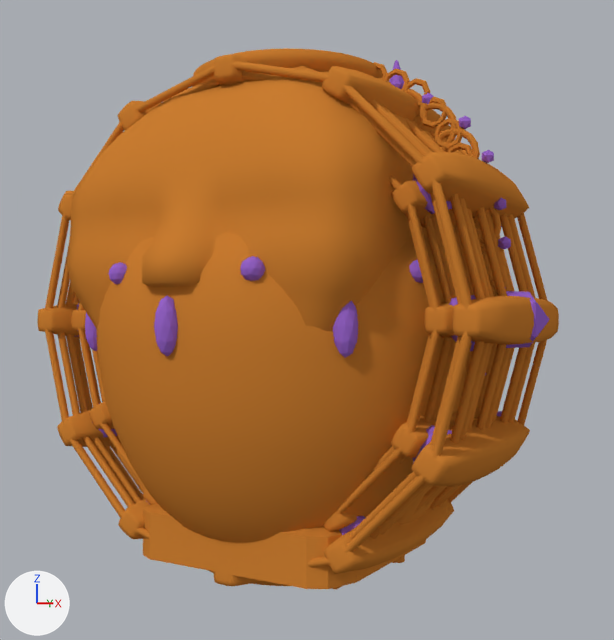
Renders of the Blender file themes/default/gfx/treasures.blend from each side of a commit.
The view is the same before and after, from a 50 mm camera at (2.32, -3.71, 0.0) aimed at (0.07, 0.04, 0.0). Lighting does not change. The marker at lower left points along +X, +Y and +Z. The same objects are shown in both versions, whatever each file hides.

The first picture shows 'bracelet', 'gemstone_bracelet', 'gemstone_mirror', 'gemstone_necklace', 'gemstone_pendant', 'gemstone_ring', 'gemstone_statue', 'gemstone_vase'.
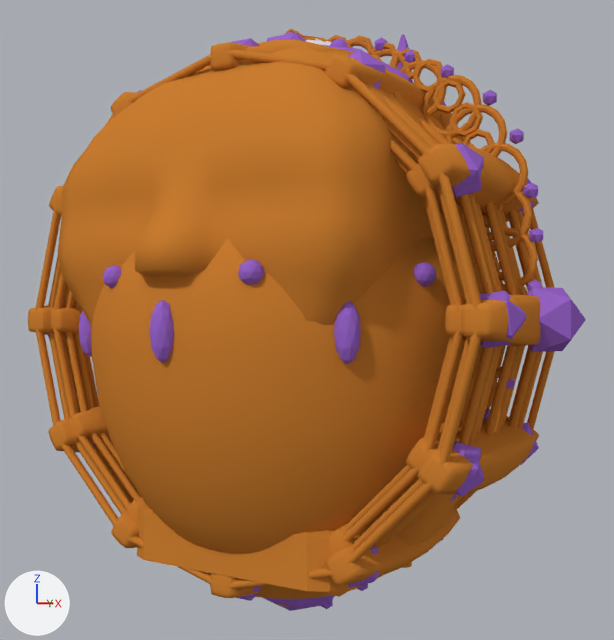
Location of each change, (x1, y1, x2, y2) in pixels of the pictures (614 x 640 px):
'gemstone_vase', moved, rescaled: before (85, 48, 475, 586); after (79, 45, 466, 599)
'gemstone_statue', moved, rescaled (7% wider): before (67, 66, 434, 589); after (58, 39, 450, 592)
'bracelet', rescaled: before (38, 54, 559, 586); after (28, 42, 555, 598)
'gemstone_bracelet', rescaled: before (71, 174, 550, 536); after (48, 32, 586, 601)
'gemstone_necklace', rescaled: before (378, 78, 511, 375); after (320, 37, 543, 609)
'gemstone_pendant', rescaled: before (374, 62, 482, 257); after (310, 35, 504, 272)
'gemstone_ring', rescaled: before (396, 133, 436, 525); after (323, 45, 459, 587)
'gemstone_earring', rescaled (not visible before): after (264, 29, 335, 611)
'gemstone_mirror', moved, rescaled: before (331, 60, 405, 590); after (321, 34, 412, 597)
'hand_mirror', rescaled (not visible before): after (278, 36, 333, 607)
'gemstone_hand_mirror', rescaled (not visible before): after (284, 32, 348, 48)
'earring', rescaled (not visible before): after (287, 30, 303, 38)

The change, as a diff of the scene's bpy script:
```diff
--- a/themes/default/gfx/treasures.blend.py
+++ b/themes/default/gfx/treasures.blend.py
@@ ob_gemstone_statue @@
 ob_gemstone_statue = bpy.data.objects.new('gemstone_statue', me_cylinder_005)
-ob_gemstone_statue.location = (0.0, 0.0, -0.125)
-ob_gemstone_statue.scale = (0.836, 0.836, 0.836)
+ob_gemstone_statue.location = (0.0, 0.0, -0.087)
+ob_gemstone_statue.scale = (0.868, 0.868, 0.868)
@@ ob_gemstone_ring @@
 ob_gemstone_ring.rotation_euler = (1.571, 0.0, 0.0)  # degrees (90, 0, 0)
-ob_gemstone_ring.scale = (0.773, 0.773, 0.773)
+ob_gemstone_ring.scale = (0.838, 0.838, 0.838)
@@ ob_gemstone_vase @@
 ob_gemstone_vase = bpy.data.objects.new('gemstone_vase', me_cylinder_003)
-ob_gemstone_vase.location = (0.0, 0.0, -0.027)
-ob_gemstone_vase.scale = (0.9, 0.9, 0.9)
+ob_gemstone_vase.location = (0.0, 0.0, -0.049)
+ob_gemstone_vase.scale = (0.925, 0.925, 0.925)
@@ ob_gemstone_bracelet @@
 ob_gemstone_bracelet.rotation_euler = (1.571, 0.0, 0.0)  # degrees (90, 0, 0)
-ob_gemstone_bracelet.scale = (1.69, 1.69, 1.69)
+ob_gemstone_bracelet.scale = (1.89, 1.89, 1.89)
@@ ob_gemstone_hand_mirror @@
 ob_gemstone_hand_mirror.location = (0.0, 0.0, -0.188)
-ob_gemstone_hand_mirror.scale = (4.14, 0.362, 5.0)
+ob_gemstone_hand_mirror.scale = (4.55, 0.397, 5.49)
@@ ob_hand_mirror @@
 ob_hand_mirror.location = (0.0, 0.0, -0.143)
-ob_hand_mirror.scale = (4.32, 0.377, 5.22)
+ob_hand_mirror.scale = (4.69, 0.41, 5.67)
@@ ob_gemstone_earring @@
 ob_gemstone_earring.rotation_euler = (1.571, 0.0, 0.0)  # degrees (90, 0, 0)
-ob_gemstone_earring.scale = (2.23, 2.23, 2.23)
+ob_gemstone_earring.scale = (2.58, 2.58, 2.58)
@@ ob_earring @@
 ob_earring.rotation_euler = (1.571, 0.0, 0.0)  # degrees (90, 0, 0)
-ob_earring.scale = (3.3, 3.3, 3.3)
+ob_earring.scale = (3.85, 3.85, 3.85)
@@ ob_gemstone_pendant @@
 ob_gemstone_pendant.rotation_euler = (1.571, 0.0, 0.0)  # degrees (90, 0, 0)
-ob_gemstone_pendant.scale = (1.48, 1.48, 1.48)
+ob_gemstone_pendant.scale = (1.62, 1.62, 1.62)
@@ ob_gemstone_necklace @@
 ob_gemstone_necklace.rotation_euler = (1.571, 0.0, 0.0)  # degrees (90, 0, 0)
-ob_gemstone_necklace.scale = (1.63, 1.63, 1.63)
+ob_gemstone_necklace.scale = (1.83, 1.83, 1.83)
@@ ob_bracelet @@
 ob_bracelet.rotation_euler = (1.571, 0.0, 0.0)  # degrees (90, 0, 0)
-ob_bracelet.scale = (1.96, 1.96, 1.96)
+ob_bracelet.scale = (2.03, 2.03, 2.03)
@@ ob_gemstone_mirror @@
 ob_gemstone_mirror = bpy.data.objects.new('gemstone_mirror', me_cube_001)
-ob_gemstone_mirror.location = (0.0, 0.0, -0.045)
+ob_gemstone_mirror.location = (0.0, 0.0, 0.005)
 ob_gemstone_mirror.rotation_euler = (-0.23, 0.0, 0.0)  # degrees (-13, 0, 0)
-ob_gemstone_mirror.scale = (0.438, 0.0142, 1.13)
+ob_gemstone_mirror.scale = (0.465, 0.0151, 1.2)
```
